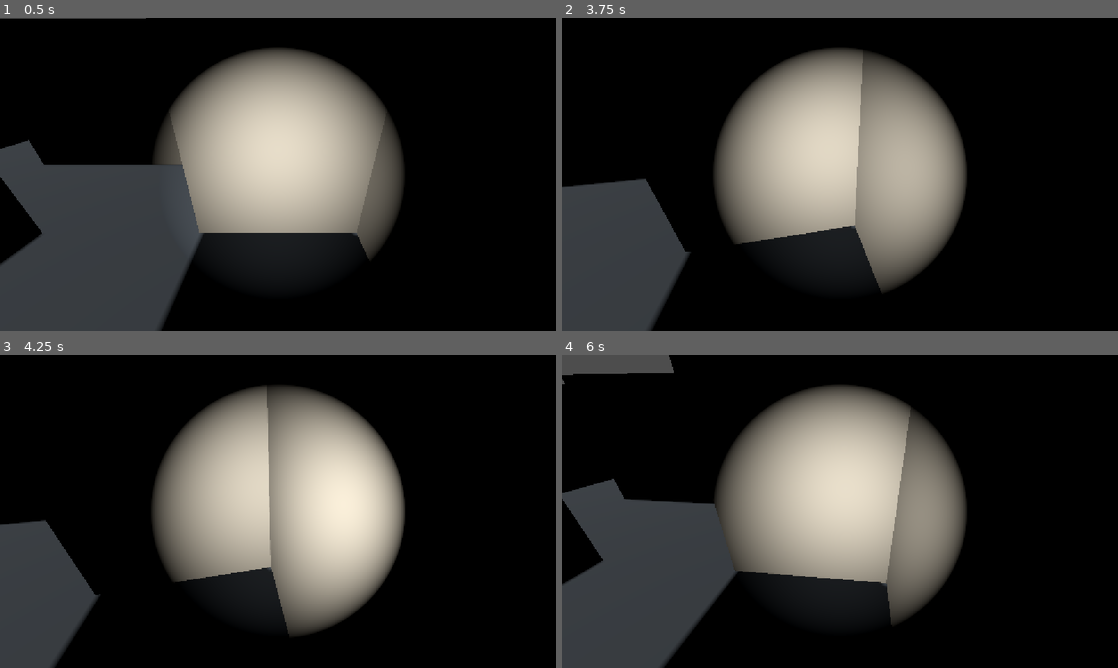
Above: before the commit, frames 1-4 (two rows, left to right).
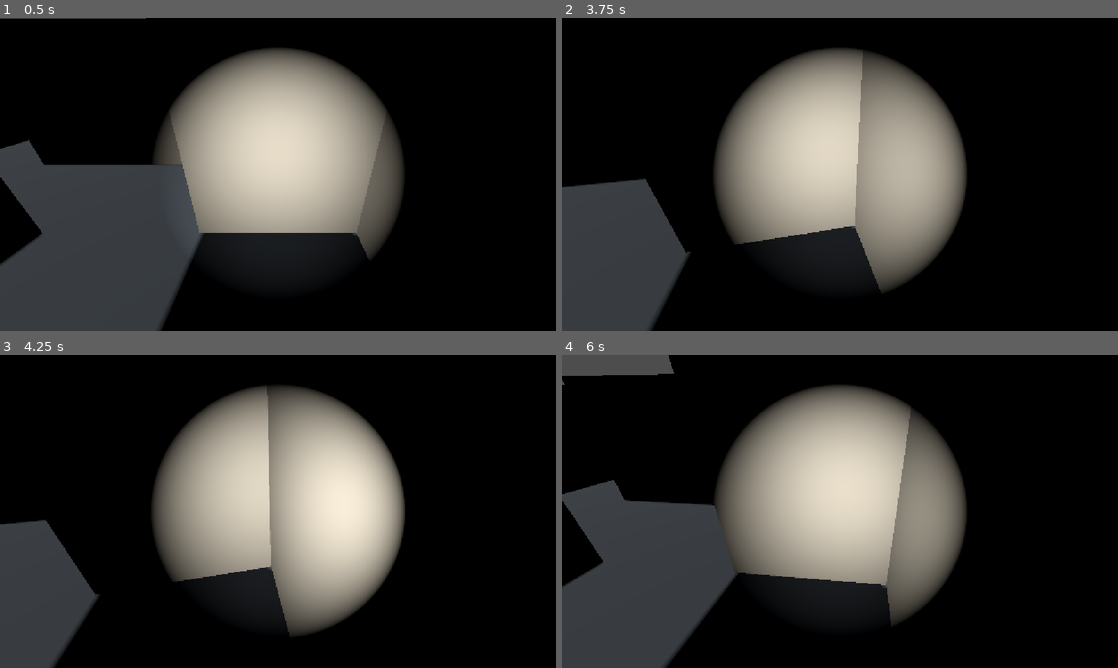
Above: after the commit, the same moments.

Repository: idtest1gg-arch/maze
Game: Godot game, scene res://Main.tscn
The game is run twice, just before and just after one commit, with the same random seed, the same clock (stepped at 60 frames per second) and the same inputs.
Inputs (mouse positions are in pixels of both pictures, inside the frame that each line leads up to):
- Up to frame 1 (0.5 s): no input
- Up to frame 2 (3.75 s): tap Enter at 0.5 s; move the mouse to (867, 174) at 0.52 s; hold E 0.53-1.28 s; hold W from 0.53 s (still down); click (867, 174) at 0.67 s; move the mouse to (812, 174) at 1.27 s; tap Q at 1.35 s; move the mouse to (851, 168) at 2.02 s; hold Shift 2.03-2.78 s; move the mouse to (834, 180) at 2.77 s; tap E at 2.85 s; click (834, 180) at 2.92 s; move the mouse to (878, 177) at 3.52 s; hold Q from 3.53 s (still down)
- Up to frame 3 (4.25 s): keep holding W; keep holding Q
- Up to frame 4 (6 s): move the mouse to (795, 508) at 4.27 s; release Q at 4.28 s; tap Shift at 4.35 s; move the mouse to (845, 511) at 5.02 s; hold E 5.03-5.78 s; click (845, 511) at 5.17 s; move the mouse to (817, 505) at 5.77 s; release W at 5.78 s; hold D from 5.78 s (still down); tap Q at 5.85 s

Frame 1 is identical in both runs. In frame 2, less than 0.1% of the frame differs, in the area x 0-58%, y 13-87%; in frame 3, 0.1%; in frame 4, 0.6%, in the area x 0-63%, y 0-100%.

Commit message:
Retry the fix by writing the corrected Player.gd directly into the project to resolve the parse error and keep the free-camera, bobbing, and footsteps intact.

Diff:
--- a/maze/Player.gd
+++ b/maze/Player.gd
@@ -58,13 +58,12 @@
         Input.set_mouse_mode(Input.MOUSE_MODE_CAPTURED)
 
 func _physics_process(delta: float) -> void:
-    apply_camera_bob(delta)
-
     if free_camera:
         update_free_camera(delta)
         return
 
     update_walk_movement(delta)
+    apply_camera_bob(delta)
 
 func update_walk_movement(delta: float) -> void:
     var input_dir := Vector2.ZERO
@@ -123,22 +122,22 @@
 func apply_camera_bob(delta: float) -> void:
     var move_speed: float = velocity.length()
     if move_speed > 0.1:
-        bob_time += delta * bob_frequency * (move_speed / speed)
+        bob_time += delta * bob_frequency * (move_speed / max(speed, 0.001))
     else:
         bob_time = lerp(bob_time, 0.0, delta * 10.0)
 
-    var bob_target := Vector3.ZERO
-    bob_target.x = sin(bob_time * 2.0) * bob_amplitude * 0.5
-    bob_target.y = abs(sin(bob_time)) * bob_vertical
-    bob_target.z = cos(bob_time * 2.0) * bob_amplitude * 0.2
+    var bob_strength: float = 0.0
+    if move_speed > 0.1:
+        bob_strength = clamp(move_speed / max(speed, 0.001), 0.0, 1.0)
 
-    var shake_amount := clamp(move_speed / (speed * 1.2), 0.0, 1.0)
-    var shake := Vector3(
-        sin(bob_time * 7.0) * 0.008 * shake_amount,
-        cos(bob_time * 9.0) * 0.006 * shake_amount,
-        0.0
-    )
+    var bob_target_x: float = sin(bob_time * 2.0) * bob_amplitude * 0.5
+    var bob_target_y: float = abs(sin(bob_time)) * bob_vertical
+    var bob_target_z: float = cos(bob_time * 2.0) * bob_amplitude * 0.2
+    var shake_x: float = sin(bob_time * 7.0) * 0.008 * bob_strength
+    var shake_y: float = cos(bob_time * 9.0) * 0.006 * bob_strength
 
+    var bob_target := Vector3(bob_target_x, bob_target_y, bob_target_z)
+    var shake := Vector3(shake_x, shake_y, 0.0)
     camera.position = camera_base_position + bob_target + shake
 
 func play_step_sound(delta: float) -> void:
